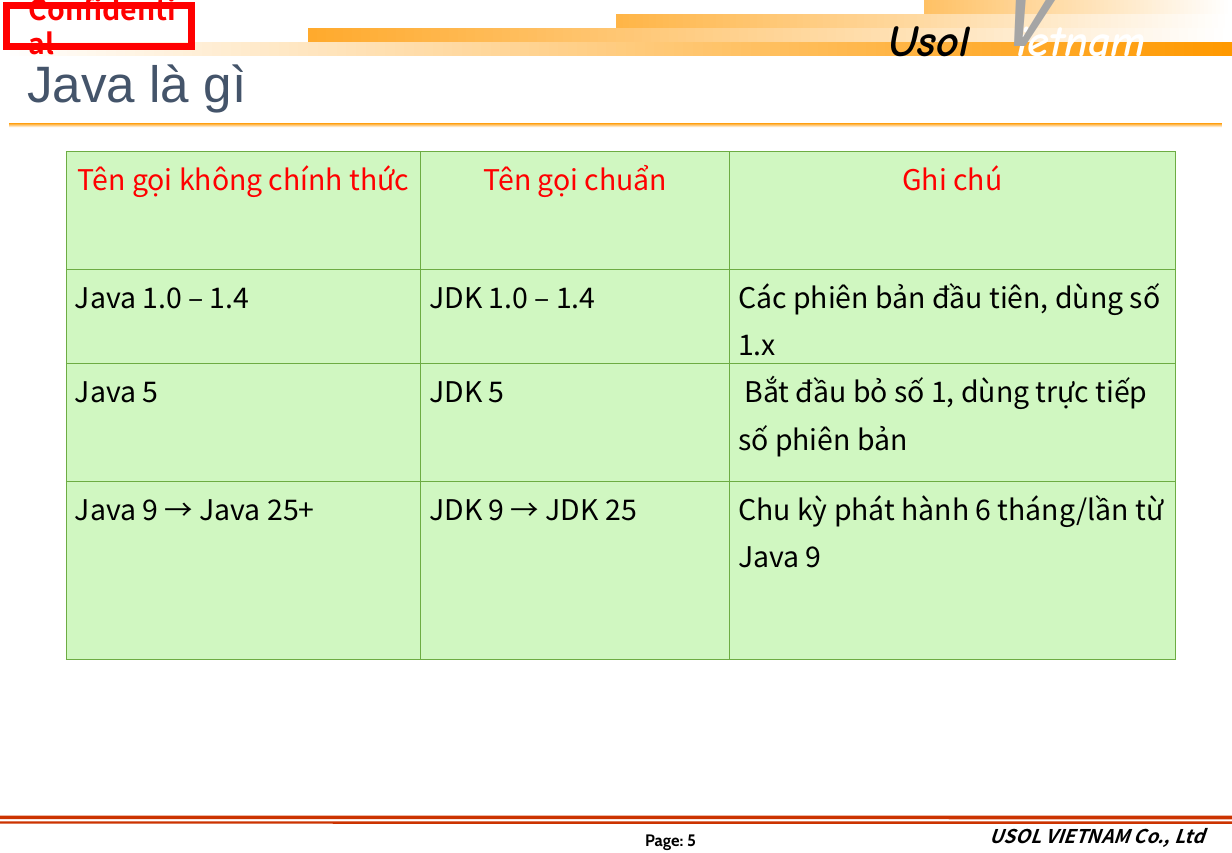
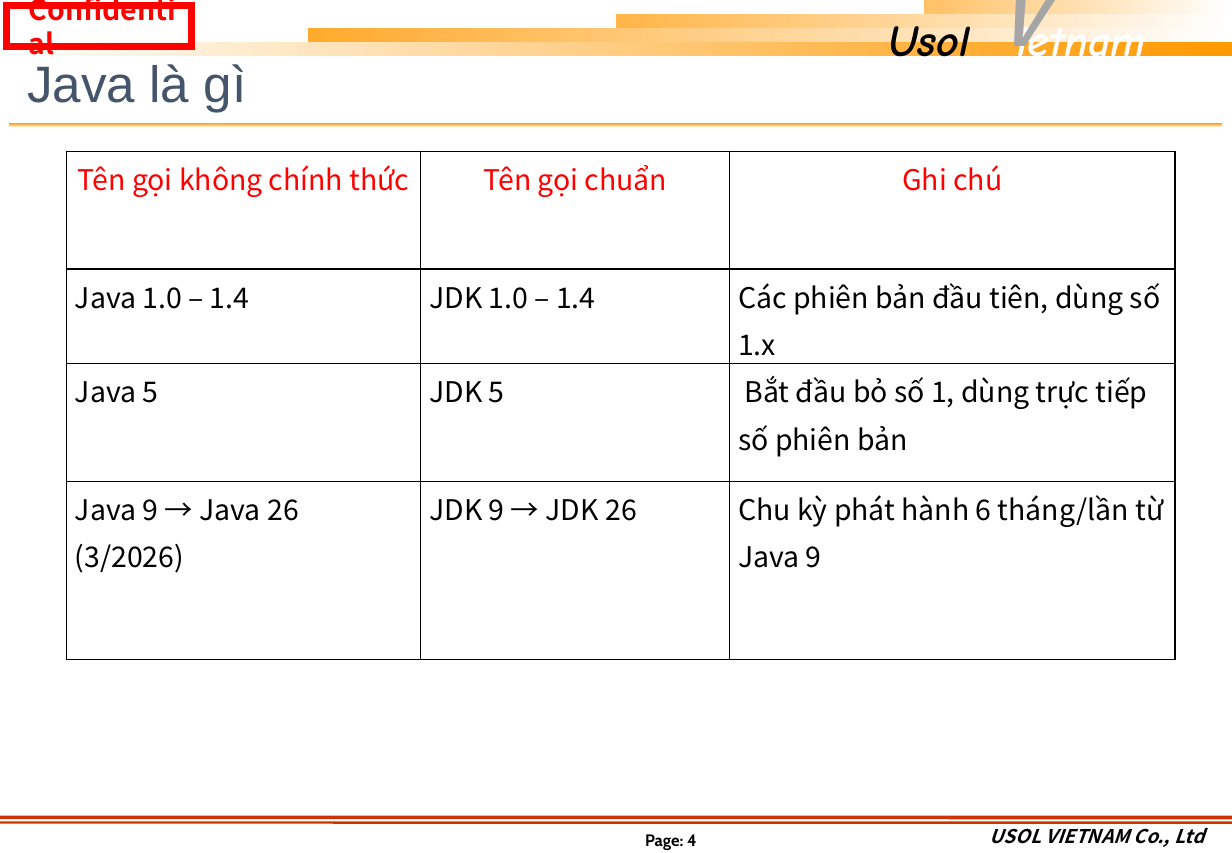
Before and after one commit to khuongmaingoc/javaDoc, a slide deck: slide 4 of Java_Week1.pptx (slide 5 before the commit). Drawn at 1232x853 pixels with LibreOffice and Linux fonts; fonts in the diff are those of the drawing; background and template pictures are left out. Boxes give left, top, right and bottom in pixels: in the first picture for what was removed or moved away, otherwise in the second. Text is boxed around its words. In the diff, an @@ line names an element or a change of style, - is before the commit and + after.

Commit message:
update Java_Week1

```diff
--- a/Java_Week1.pptx
+++ b/Java_Week1.pptx
@@ table at bbox=[66, 151, 1176, 640] @@
-row 4, column 1: Java 9 → Java 25+
+row 4, column 1: Java 9 → Java 26 (3/2026)
-row 4, column 2: JDK 9 → JDK 25
+row 4, column 2: JDK 9 → JDK 26
@@ borders changed @@
@@ page number at bbox=[645, 834, 697, 850]: text changed @@
-Page: 5
+Page: 4
```
Also in this commit, not shown: 5 other slides changed, 26 slides added, 3 slides removed, 1 other file.
